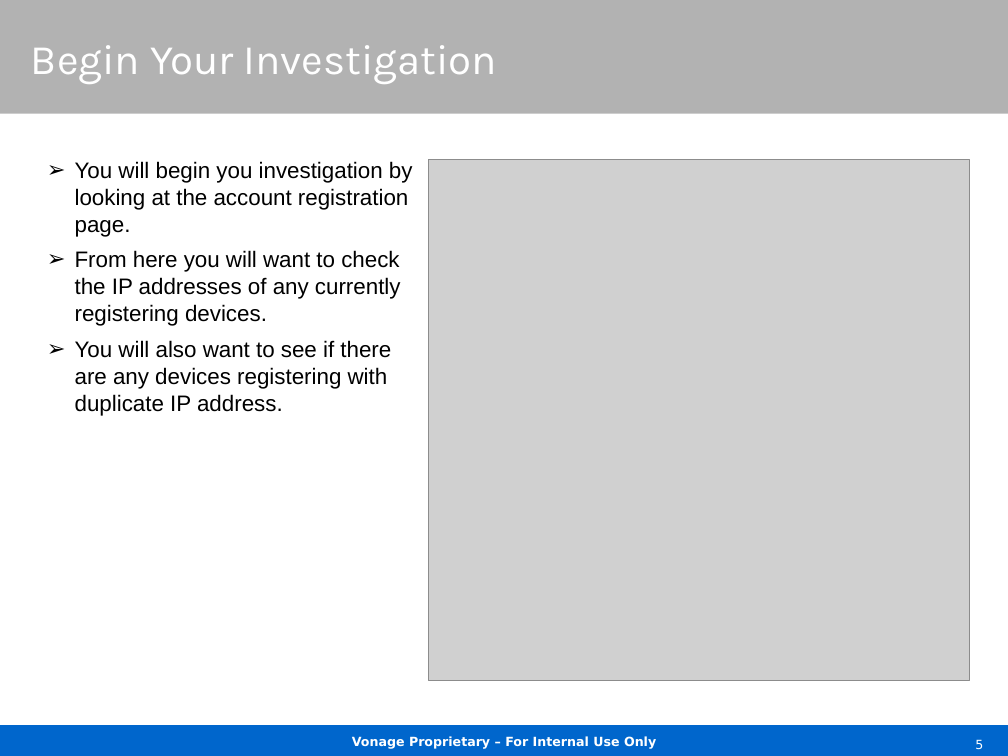
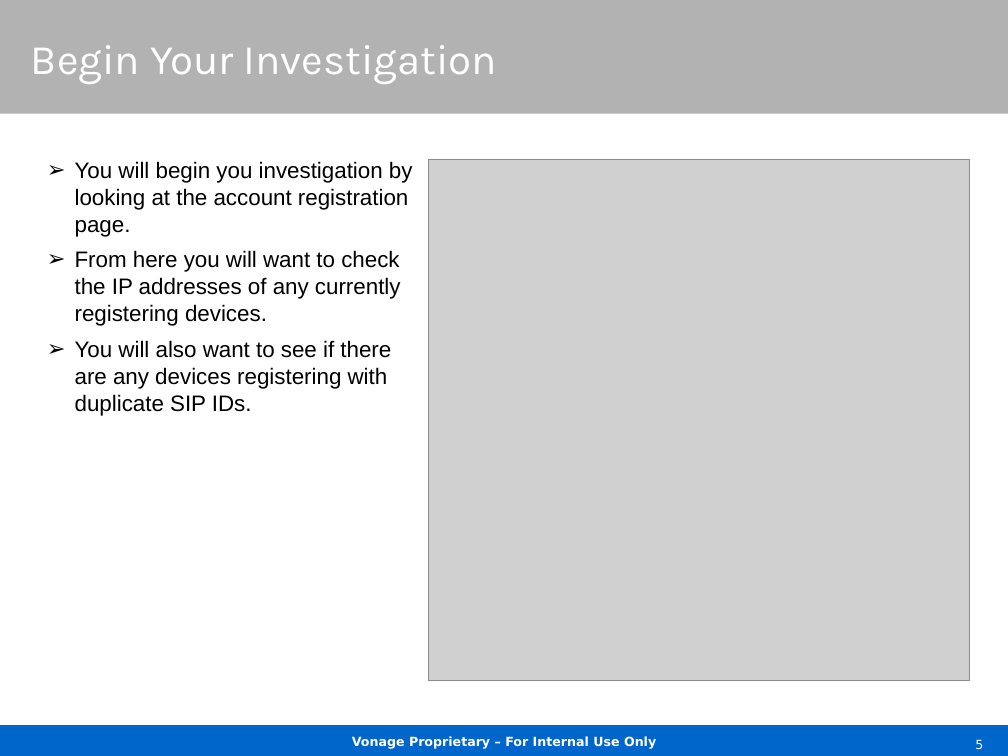
Before and after one commit to tbmillikin/Fraud-Procedures, a slide deck: slide 5 of On-CallFraudProcedures.pptx. Drawn at 1008x756 pixels with LibreOffice and Linux fonts; fonts in the diff are those of the drawing; grey boxes stand for pictures; background and template pictures are left out. Boxes give left, top, right and bottom in pixels: in the first picture for what was removed or moved away, otherwise in the second. Text is boxed around its words. In the diff, an @@ line names an element or a change of style, - is before the commit and + after.

```diff
--- a/On-CallFraudProcedures.pptx
+++ b/On-CallFraudProcedures.pptx
@@ text at (75, 340, 391, 416): text changed @@
-➢ You will also want to see if there are any devices registering with duplicate IP address.
+➢ You will also want to see if there are any devices registering with duplicate SIP IDs.
```
Also in this commit, not shown: 2 other slides changed.
